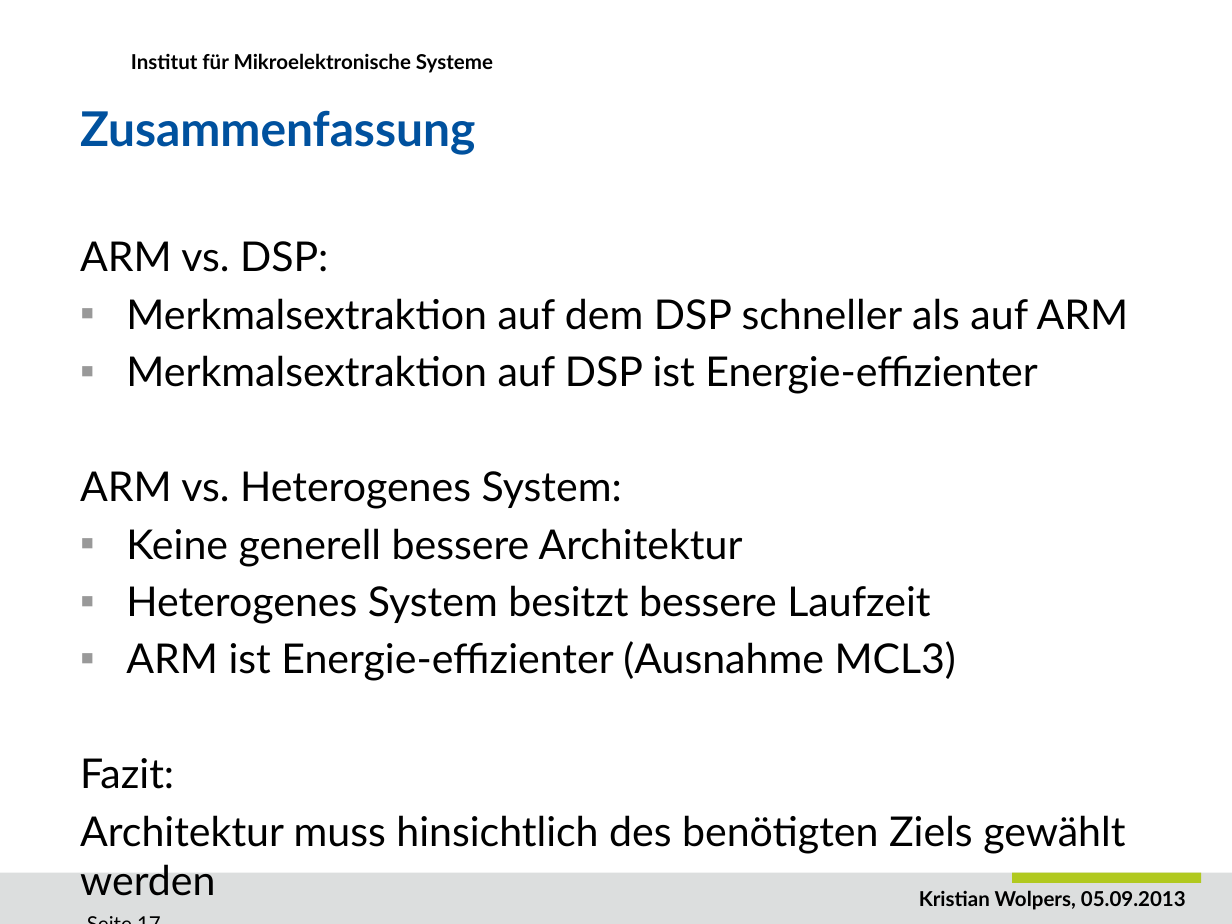
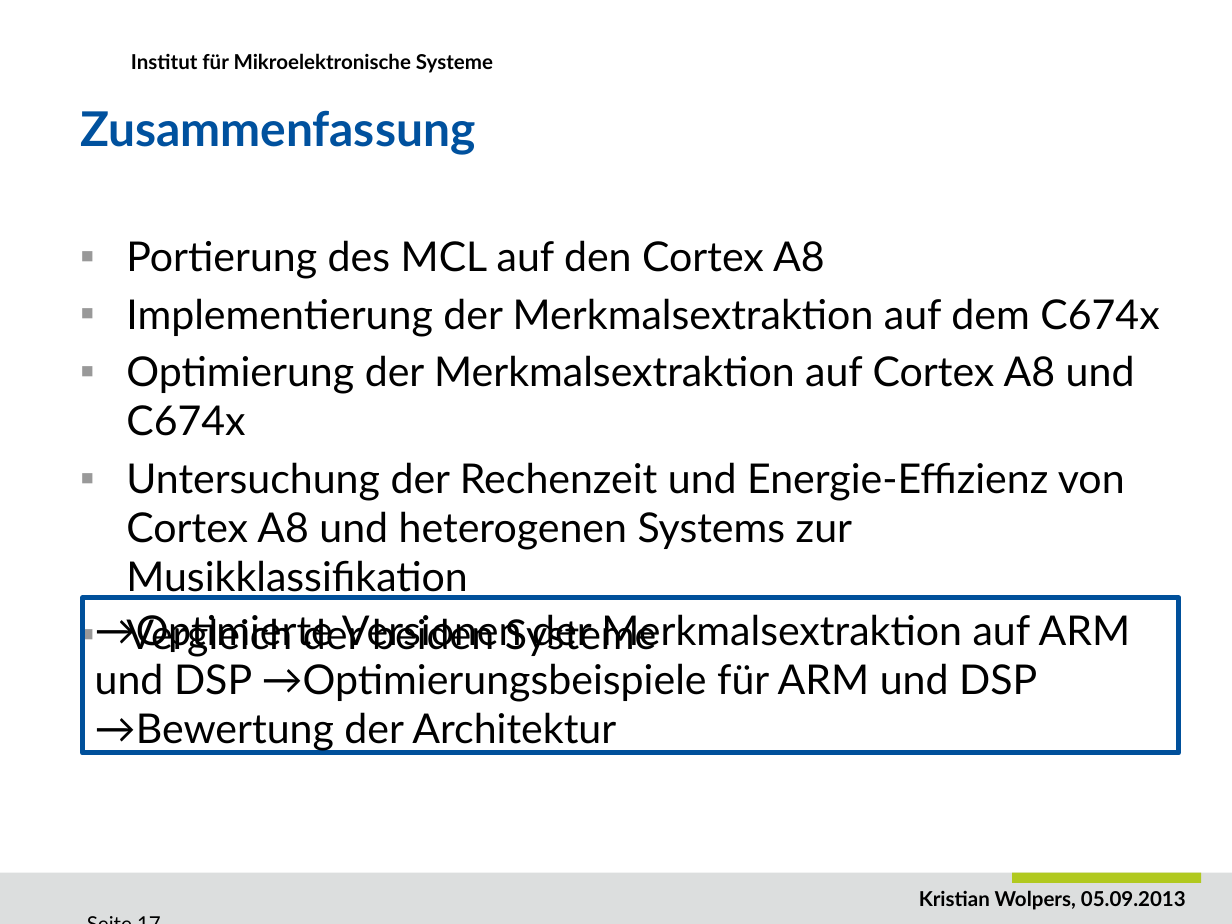
Before and after one commit to DuncanSin/Masterarbeit, a slide deck: slide 17 of Speech/Praesentation1.pptx. Drawn at 1232x924 pixels with LibreOffice and Linux fonts; fonts in the diff are those of the drawing; background and template pictures are left out. Boxes give left, top, right and bottom in pixels: in the first picture for what was removed or moved away, otherwise in the second. Text is boxed around its words. In the diff, an @@ line names an element or a change of style, - is before the commit and + after.

```diff
--- a/Speech/Praesentation1.pptx
+++ b/Speech/Praesentation1.pptx
@@ text at (126, 240, 1159, 657): text changed @@
-ARM vs. DSP:
-▪ Merkmalsextraktion auf dem DSP schneller als auf ARM
-▪ Merkmalsextraktion auf DSP ist Energie-effizienter
-ARM vs. Heterogenes System:
-▪ Keine generell bessere Architektur
-▪ Heterogenes System besitzt bessere Laufzeit
-▪ ARM ist Energie-effizienter (Ausnahme MCL3)
-Fazit:
-Architektur muss hinsichtlich des benötigten Ziels gewählt werden
+▪ Portierung des MCL auf den Cortex A8
+▪ Implementierung der Merkmalsextraktion auf dem C674x
+▪ Optimierung der Merkmalsextraktion auf Cortex A8 und C674x
+▪ Untersuchung der Rechenzeit und Energie-Effizienz von Cortex A8 und heterogenen Systems zur Musikklassifikation
+▪ Vergleich der beiden Systeme
@@ rectangle added at (83, 598, 1179, 753), outline #00509B 3 pt, 24 pt, text #000000 @@
+→Optimierte Versionen der Merkmalsextraktion auf ARM und DSP →Optimierungsbeispiele für ARM und DSP
+→Bewertung der Architektur
```
Also in this commit, not shown: 12 other slides changed, 3 slides added, 1 slide removed, 2 other files.
